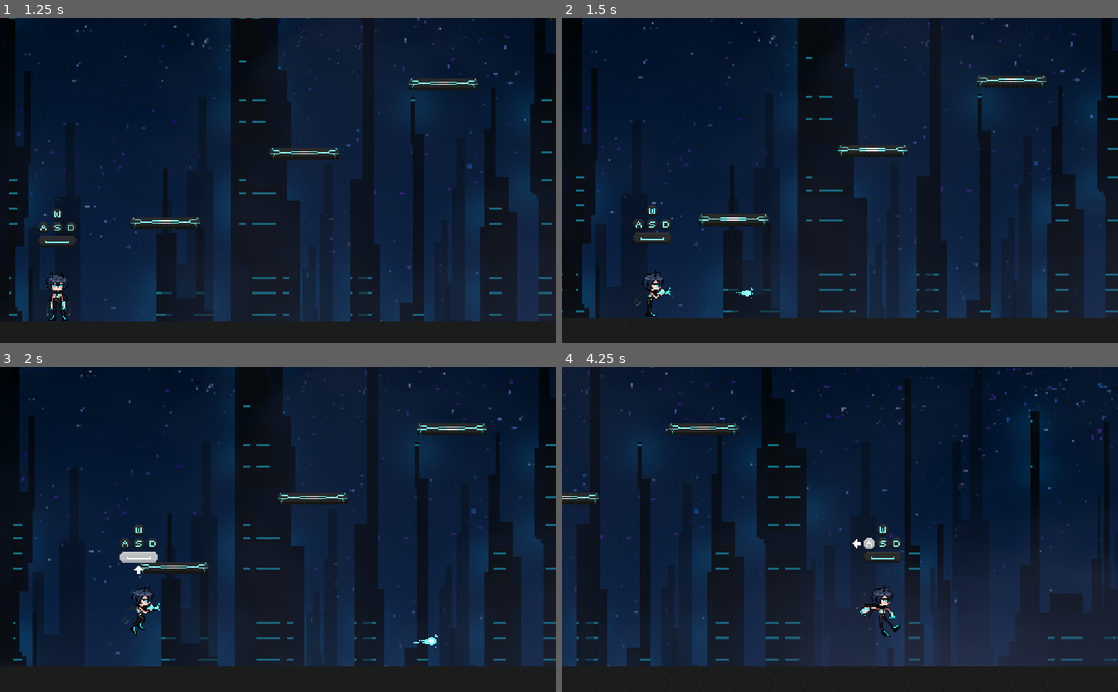
Above: before the commit, frames 1-4 (two rows, left to right).
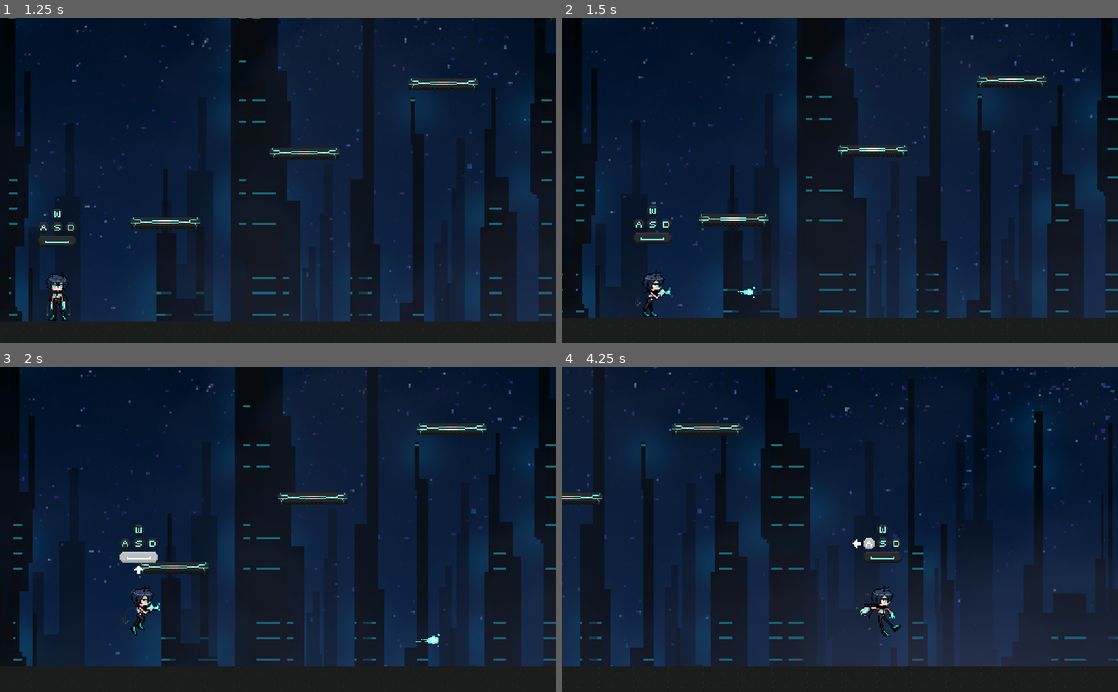
Above: after the commit, the same moments.

Repository: Team-1-Unix-Final-Project/RPi-Platformer
Game: Godot game, scene res://menus/MainMenu.tscn
Two runs of this game, one before a commit and one after it. Both use one fixed random seed, a clock stepped at 60 frames per second and the inputs below.
Inputs (mouse positions are in pixels of both pictures, inside the frame that each line leads up to):
- Up to frame 1 (1.25 s): click "Play" at 0.5 s
- Up to frame 2 (1.5 s): move the mouse to (962, 164) at 1.27 s; press the mouse at (962, 164) at 1.28 s; hold D (right) from 1.28 s (still down)
- Up to frame 3 (2 s): keep holding D (right); tap Up (jump) at 1.52, 1.82 s; tap Shift (sprint) at 1.55 s
- Up to frame 4 (4.25 s): move the mouse to (728, 545) at 2.02 s; release the mouse at (728, 545) at 2.03 s; tap Shift (sprint) at 2.1, 3.8 s; tap Up (jump) at 2.27, 2.3, 2.57, 3.77, 4.07 s; move the mouse to (895, 458) at 2.77 s; release D (right) at 2.78 s; hold A (left) 2.78-3.53 s; hold Up (jump) 2.78-3.53 s; click (895, 458) at 3.05 s; move the mouse to (812, 594) at 3.52 s; hold D (right) from 3.53 s (still down); tap E (interact) at 3.6 s

Frame 1 is identical in both runs. In frame 2, 0.4% of the frame differs, in the area x 4-96%, y 0-93%; in frame 3, less than 0.1%; in frame 4, 8.3%, in the area x 0-100%, y 0-93%.

Commit message:
Fixed shooting stutter and sprinting

Diff:
--- a/player/Player.gd
+++ b/player/Player.gd
@@ -4,8 +4,9 @@
 var JUMP_TIME = 12
 var JUMP_STRENGTH = 100
 var FRICTION = 0.3
+var SPRINT_MULTIPLIER = 1.5
 var MAX_WALKSPEED = 200
-var MAX_SPRINTSPEED = 400
+var MAX_SPRINTSPEED = MAX_WALKSPEED * SPRINT_MULTIPLIER
 var GRAV_ACCEL = 30
 var MAX_GRAV = 400
 var FIRE_RATE = 0.5
@@ -25,8 +26,7 @@
 #------------------------------ ON INSTANCE -----------------------------------#
 func _ready():
 	global.player = self
-	if $SprintTimer.connect("timeout",self,"sprint_timer") == 1:
-		print("Error in "+self.name+" scene connecting "+$SprintTimer.name)
+	$FireRateTimer.set_wait_time(FIRE_RATE)
 
 #---------------------- FOR EVERY INGAME PROCESS CYCLE ------------------------#
 func _physics_process(_delta):
@@ -89,19 +89,18 @@
 	################################ SHOOTING ##################################
 	if Input.is_action_pressed("shoot"):
 		shooting = true
-		$ShootTimer.start()
+		$ShootingStateTimer.start()
 		if shot == false:
 			shoot()
 			shot = true
-			yield(get_tree().create_timer(FIRE_RATE),"timeout")
-			shot = false
+			$FireRateTimer.start()
 
 	################################ FRICTION AND ACCEL ########################
 	if dir.x == 0:
 		vel.x = lerp(vel.x,0,FRICTION)
 	else:
 		if sprint:
-			current_accel = ACCEL * 2
+			current_accel = ACCEL * SPRINT_MULTIPLIER
 		else:
 			current_accel = ACCEL
 		vel.x = dir.x * current_accel
@@ -141,8 +140,6 @@
 
 #------------------------------------ FUNCTIONS -------------------------------#
 func set_state(new_state : String):
-	#print("Stopped "+state+"...")
-	#print("Started "+new_state+"...")
 	state = new_state
 
 func shoot():
@@ -177,11 +174,11 @@
 			$AnimatedSprite.play("default")
 
 #---------------------------- SIGNAL CONNECTIONS ------------------------------#
-func sprint_timer():
+func _on_SprintTimer_timeout():
 	sprint_dir = 0
-	#print("Timer 0")
 
+func _on_FireRateTimer_timeout():
+	shot = false
 
-
-func _on_ShootTimer_timeout():
+func _on_ShootingStateTimer_timeout():
 	shooting = false
--- a/player/Player.tscn
+++ b/player/Player.tscn
@@ -37,11 +37,6 @@
 "name": "default",
 "speed": 5.0
 }, {
-"frames": [ ExtResource( 5 ), ExtResource( 6 ) ],
-"loop": false,
-"name": "jump",
-"speed": 3.0
-}, {
 "frames": [ ExtResource( 7 ), ExtResource( 8 ) ],
 "loop": false,
 "name": "fall",
@@ -52,20 +47,25 @@
 "name": "shoot",
 "speed": 5.0
 }, {
+"frames": [ ExtResource( 5 ), ExtResource( 6 ) ],
+"loop": false,
+"name": "jump",
+"speed": 3.0
+}, {
 "frames": [ ExtResource( 9 ), ExtResource( 10 ), ExtResource( 11 ), ExtResource( 12 ), ExtResource( 13 ), ExtResource( 14 ), ExtResource( 15 ), ExtResource( 16 ), ExtResource( 17 ), ExtResource( 18 ), ExtResource( 19 ), ExtResource( 20 ) ],
 "loop": true,
 "name": "run",
+"speed": 20.0
+}, {
+"frames": [ ExtResource( 25 ), ExtResource( 26 ), ExtResource( 30 ), ExtResource( 28 ), ExtResource( 31 ), ExtResource( 29 ), ExtResource( 27 ), ExtResource( 29 ), ExtResource( 31 ), ExtResource( 28 ), ExtResource( 30 ), ExtResource( 26 ) ],
+"loop": true,
+"name": "runshoot",
 "speed": 20.0
 }, {
 "frames": [ ExtResource( 21 ) ],
 "loop": true,
 "name": "jumpshoot",
 "speed": 5.0
-}, {
-"frames": [ ExtResource( 25 ), ExtResource( 26 ), ExtResource( 30 ), ExtResource( 28 ), ExtResource( 31 ), ExtResource( 29 ), ExtResource( 27 ), ExtResource( 29 ), ExtResource( 31 ), ExtResource( 28 ), ExtResource( 30 ), ExtResource( 26 ) ],
-"loop": true,
-"name": "runshoot",
-"speed": 20.0
 } ]
 
 [sub_resource type="RectangleShape2D" id=2]
@@ -77,19 +77,24 @@
 [node name="AnimatedSprite" type="AnimatedSprite" parent="."]
 position = Vector2( -1, 0 )
 frames = SubResource( 1 )
-animation = "shoot"
+frame = 6
 playing = true
 
 [node name="ShotPosition" type="Position2D" parent="AnimatedSprite"]
-position = Vector2( 24.386, 0 )
+position = Vector2( 26.386, -1 )
 
 [node name="CollisionShape2D" type="CollisionShape2D" parent="."]
 shape = SubResource( 2 )
 
 [node name="SprintTimer" type="Timer" parent="."]
-wait_time = 0.1
+wait_time = 0.25
 one_shot = true
 
-[node name="ShootTimer" type="Timer" parent="."]
+[node name="ShootingStateTimer" type="Timer" parent="."]
 one_shot = true
-[connection signal="timeout" from="ShootTimer" to="." method="_on_ShootTimer_timeout"]
+
+[node name="FireRateTimer" type="Timer" parent="."]
+one_shot = true
+[connection signal="timeout" from="SprintTimer" to="." method="_on_SprintTimer_timeout"]
+[connection signal="timeout" from="ShootingStateTimer" to="." method="_on_ShootingStateTimer_timeout"]
+[connection signal="timeout" from="FireRateTimer" to="." method="_on_FireRateTimer_timeout"]
--- a/project.godot
+++ b/project.godot
@@ -56,7 +56,7 @@
 }
 jump={
 "deadzone": 0.5,
-"events": [ Object(InputEventKey,"resource_local_to_scene":false,"resource_name":"","device":0,"alt":false,"shift":false,"control":false,"meta":false,"command":false,"pressed":false,"scancode":32,"unicode":0,"echo":false,"script":null)
+"events": [ Object(InputEventKey,"resource_local_to_scene":false,"resource_name":"","device":0,"alt":false,"shift":false,"control":false,"meta":false,"command":false,"pressed":false,"scancode":87,"unicode":0,"echo":false,"script":null)
 , Object(InputEventKey,"resource_local_to_scene":false,"resource_name":"","device":0,"alt":false,"shift":false,"control":false,"meta":false,"command":false,"pressed":false,"scancode":16777232,"unicode":0,"echo":false,"script":null)
  ]
 }
@@ -78,8 +78,8 @@
 }
 shoot={
 "deadzone": 0.5,
-"events": [ Object(InputEventKey,"resource_local_to_scene":false,"resource_name":"","device":0,"alt":false,"shift":false,"control":false,"meta":false,"command":false,"pressed":false,"scancode":16777221,"unicode":0,"echo":false,"script":null)
-, Object(InputEventMouseButton,"resource_local_to_scene":false,"resource_name":"","device":0,"alt":false,"shift":false,"control":false,"meta":false,"command":false,"button_mask":0,"position":Vector2( 0, 0 ),"global_position":Vector2( 0, 0 ),"factor":1.0,"button_index":1,"pressed":false,"doubleclick":false,"script":null)
+"events": [ Object(InputEventMouseButton,"resource_local_to_scene":false,"resource_name":"","device":0,"alt":false,"shift":false,"control":false,"meta":false,"command":false,"button_mask":0,"position":Vector2( 0, 0 ),"global_position":Vector2( 0, 0 ),"factor":1.0,"button_index":1,"pressed":false,"doubleclick":false,"script":null)
+, Object(InputEventKey,"resource_local_to_scene":false,"resource_name":"","device":0,"alt":false,"shift":false,"control":false,"meta":false,"command":false,"pressed":false,"scancode":32,"unicode":0,"echo":false,"script":null)
  ]
 }
 
Not shown, changed: export_presets.cfg
